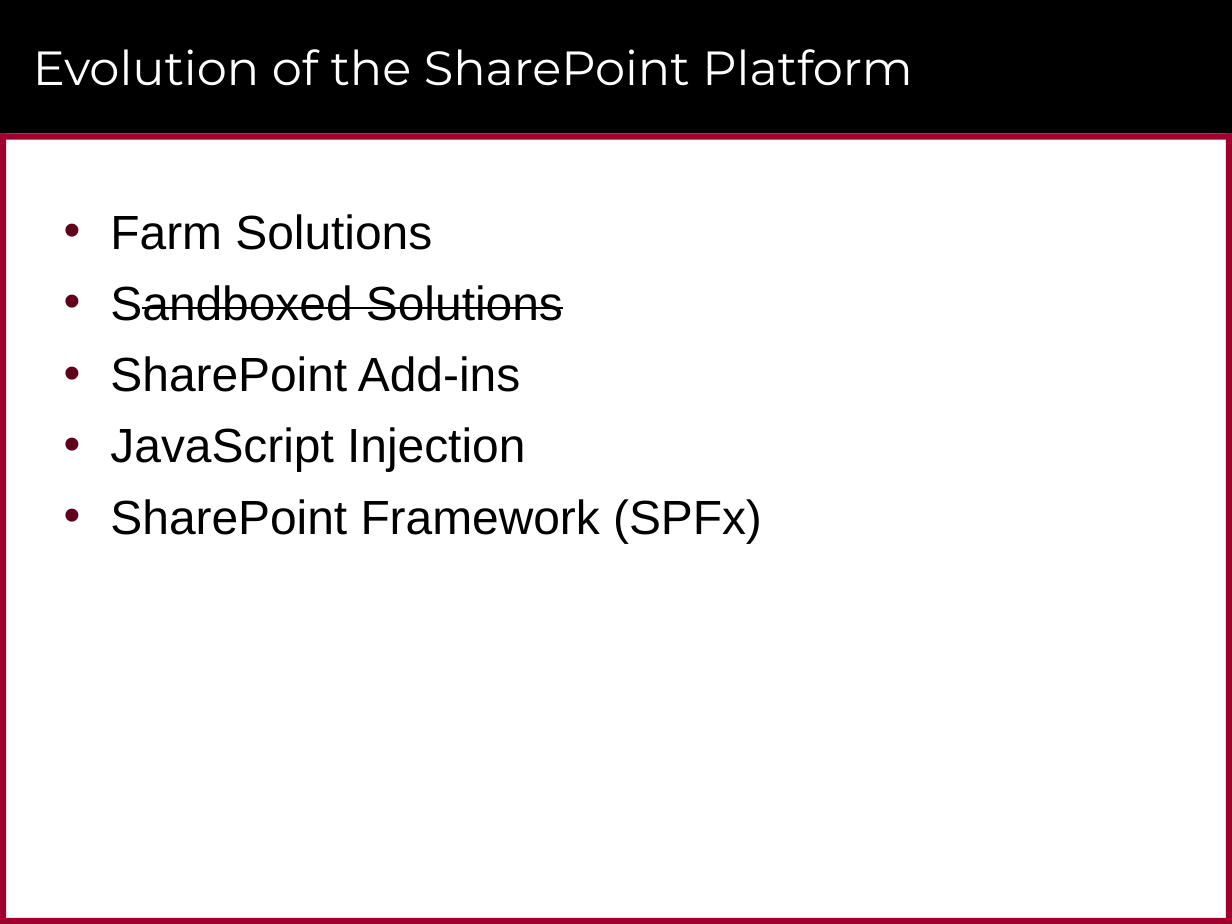
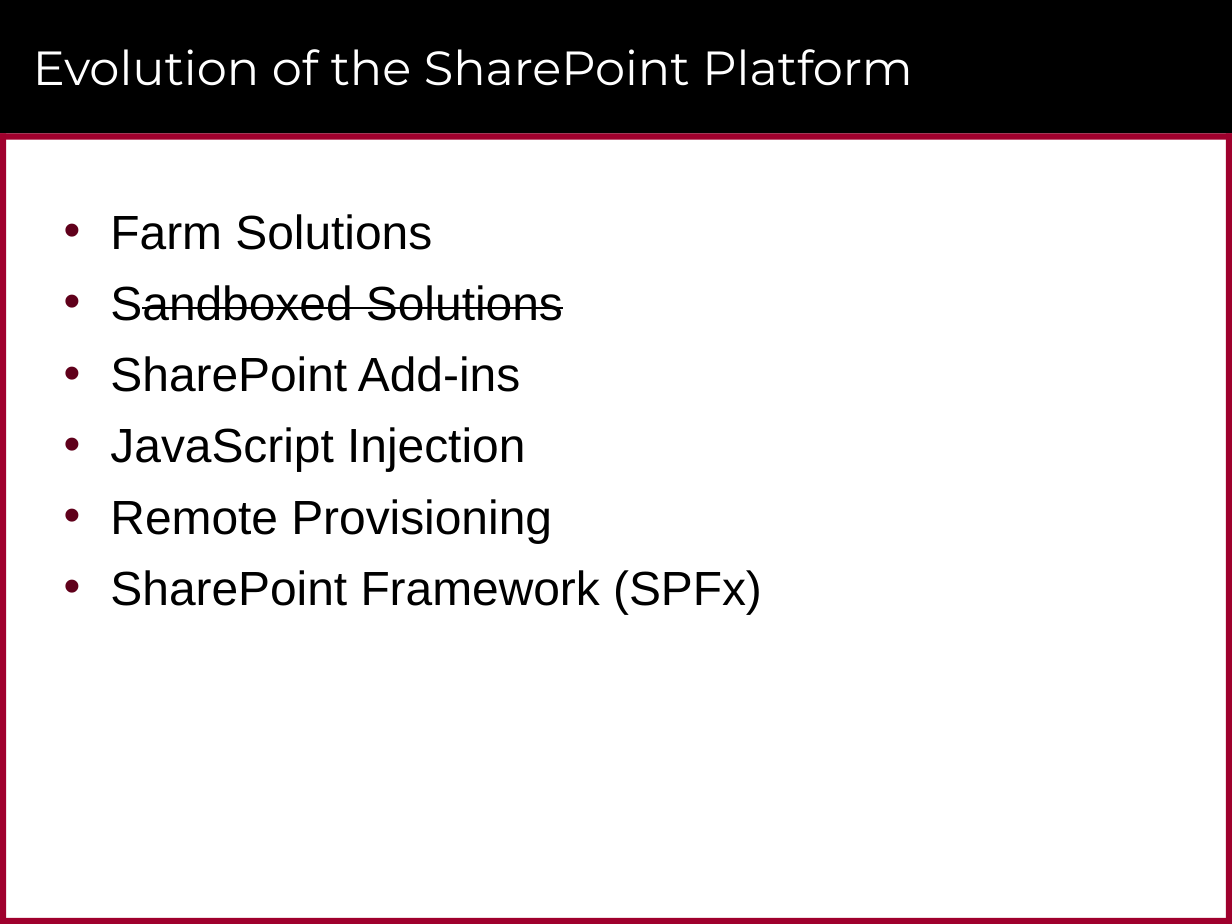
Before and after one commit to CriticalPathTraining/MSD365_Courseware, a slide deck: slide 4 of 01 GettingStarted.pptx (slide 12 before the commit). Drawn at 1232x924 pixels with LibreOffice and Linux fonts; fonts in the diff are those of the drawing; background and template pictures are left out. Boxes give left, top, right and bottom in pixels: in the first picture for what was removed or moved away, otherwise in the second. Text is boxed around its words. In the diff, an @@ line names an element or a change of style, - is before the commit and + after.

```diff
--- a/01 GettingStarted.pptx
+++ b/01 GettingStarted.pptx
@@ text at (110, 499, 552, 543): paragraph added @@
+• Remote Provisioning
```
Also in this commit, not shown: 3 other slides changed, 37 slides added, 17 slides removed, 19 other files.
